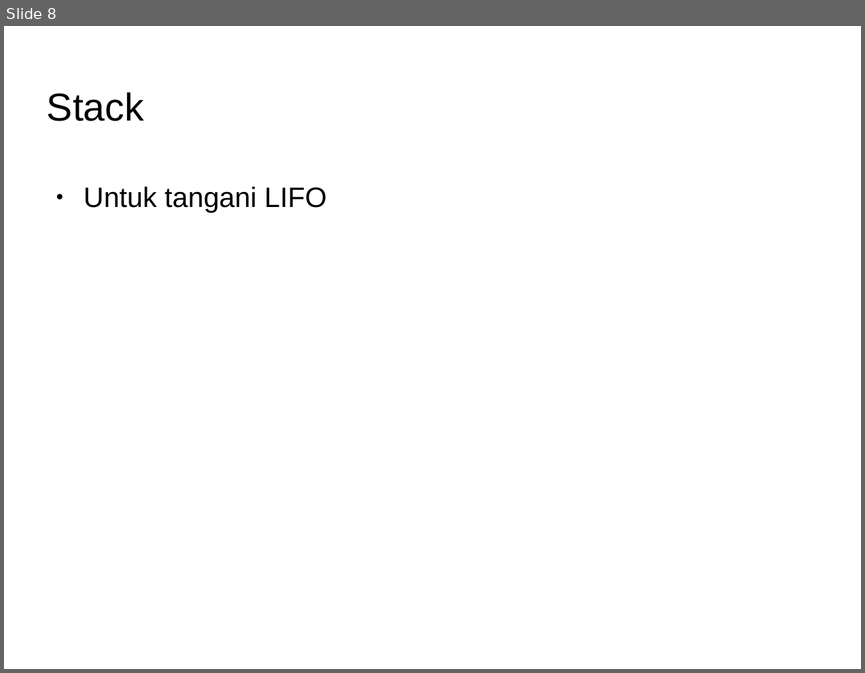
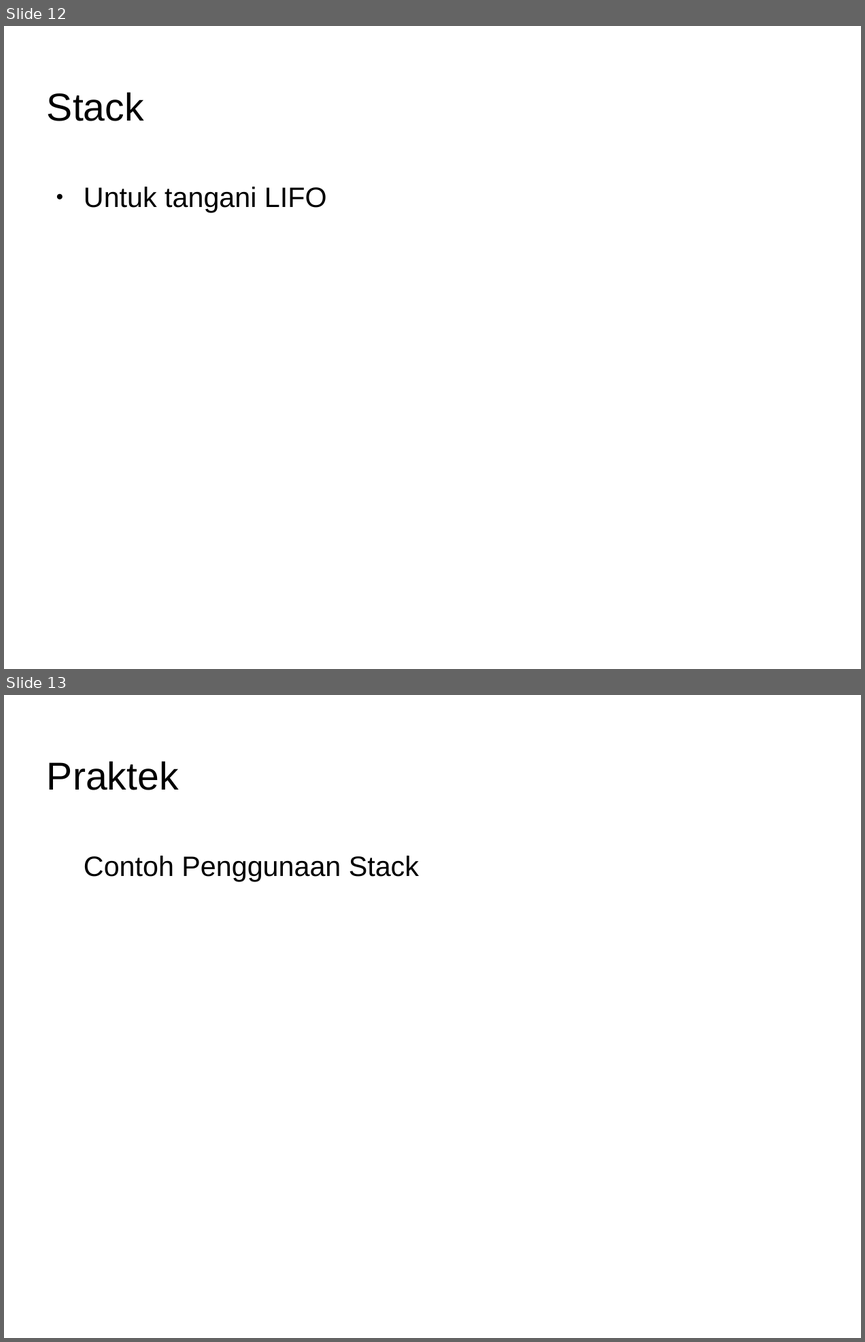
Before and after one commit to Dickyfathur7/pemrograman-komputer-2, a slide deck: 01-collection/slide-collection.odp. Shown one above the other, each under a label of ours: slide 8 before the commit, slides 12 and 13 after it. The pictures are 865x673 and 865x1342 pixels, drawn with LibreOffice and Linux fonts; fonts in the diff are those of the drawing; background and template pictures are left out. Boxes give left, top, right and bottom in pixels: in the first picture for what was removed or moved away, otherwise in the second. Text is boxed around its words. In the diff, an @@ line names an element or a change of style, - is before the commit and + after.

```diff
--- a/01-collection/slide-collection.odp
+++ b/01-collection/slide-collection.odp
@@ slide 13 added at [4,695,861,1338], background picture (left out) @@
@@ title added at [47,761,179,790], 36 pt, text #000000 @@
+Praktek
@@ text added at [84,855,419,881], 26 pt, text #000000 @@
+Contoh Penggunaan Stack
@@ what was slide 8 is now slide 12 @@
```
Also in this commit, not shown: 5 other slides added, 2 other files.
